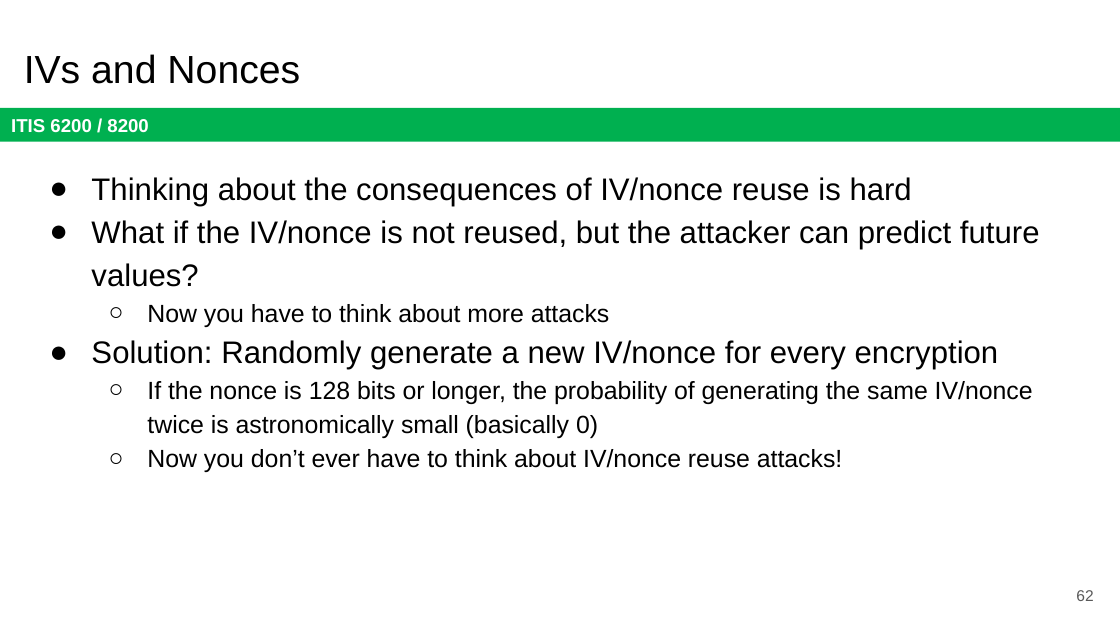
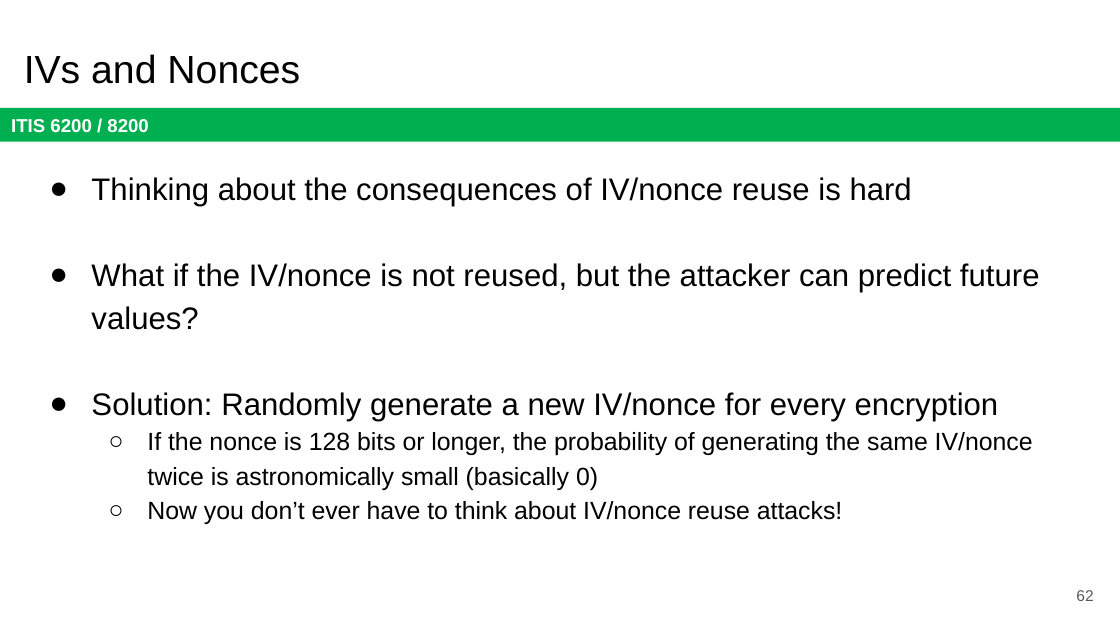
Before and after one commit to jx5c/github.io, a slide deck: slide 62 of teaching/ITIS6200/2023fa/lectures/lec03.pptx. Drawn at 1120x630 pixels with LibreOffice and Linux fonts; fonts in the diff are those of the drawing. Boxes give left, top, right and bottom in pixels: in the first picture for what was removed or moved away, otherwise in the second. Text is boxed around its words. In the diff, an @@ line names an element or a change of style, - is before the commit and + after.

```diff
--- a/teaching/ITIS6200/2023fa/lectures/lec03.pptx
+++ b/teaching/ITIS6200/2023fa/lectures/lec03.pptx
@@ text at [147, 304, 610, 327]: paragraph removed @@
-  ○ Now you have to think about more attacks
```
Also in this commit, not shown: 25 other slides changed, 1 other file.
